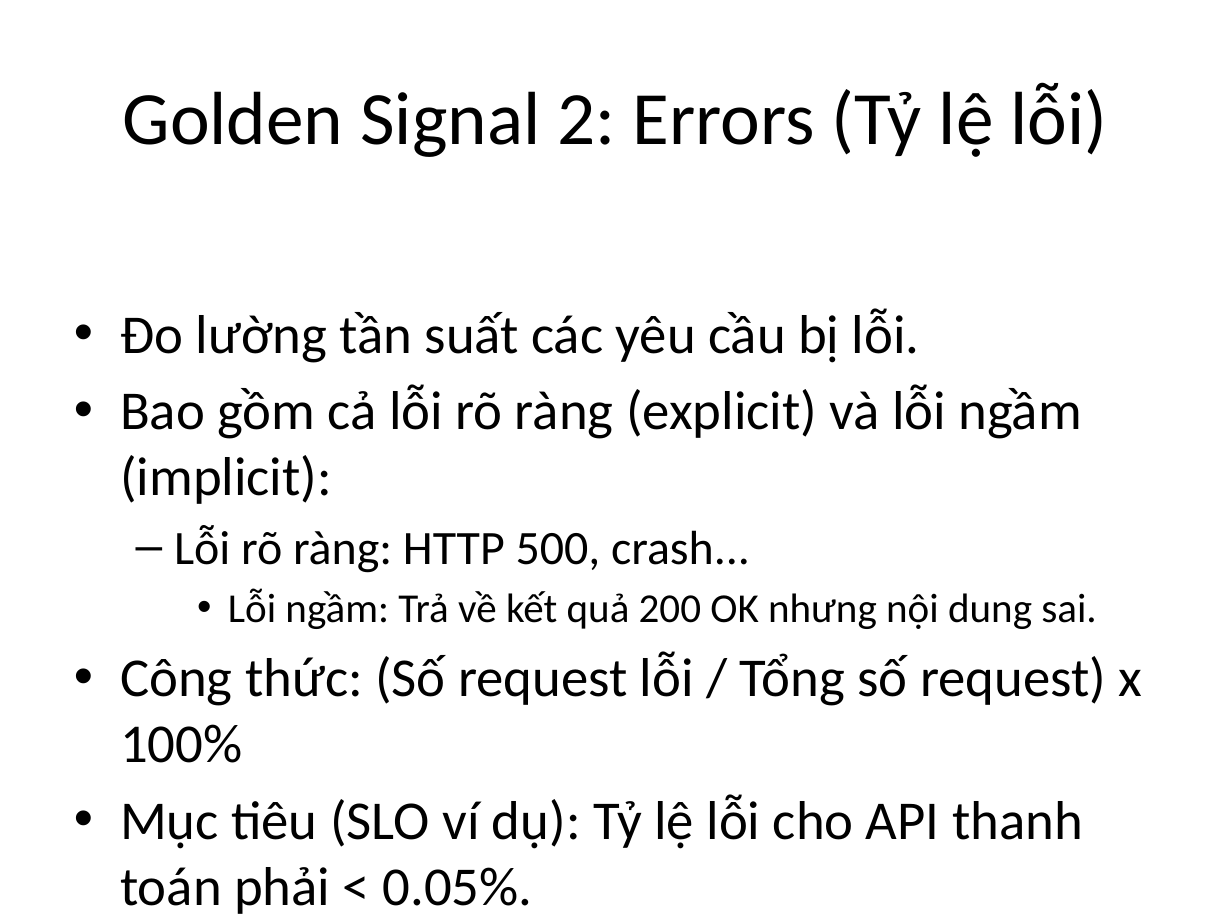
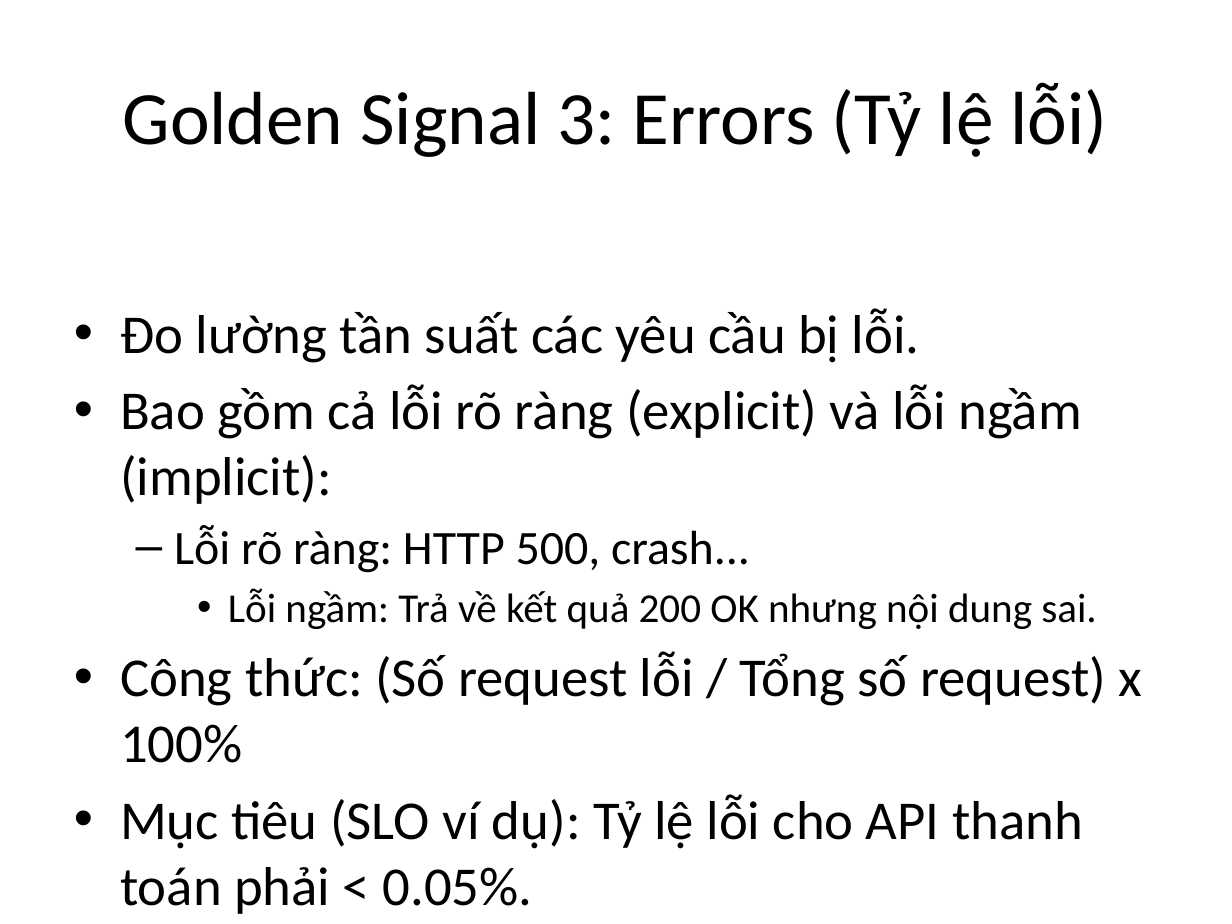
Before and after one commit to 007lock/tech-coaching, a slide deck: slide 9 of Service_Reliability_Presentation.pptx (slide 7 before the commit). Drawn at 1232x924 pixels with LibreOffice and Linux fonts; fonts in the diff are those of the drawing. Boxes give left, top, right and bottom in pixels: in the first picture for what was removed or moved away, otherwise in the second. Text is boxed around its words. In the diff, an @@ line names an element or a change of style, - is before the commit and + after.

Commit message:
Correct golden rule

```diff
--- a/Service_Reliability_Presentation.pptx
+++ b/Service_Reliability_Presentation.pptx
@@ title at (123, 82, 1108, 157): text changed @@
-Golden Signal 2: Errors (Tỷ lệ lỗi)
+Golden Signal 3: Errors (Tỷ lệ lỗi)
```
Also in this commit, not shown: 2 other slides changed, 2 slides added, 3 other files.
